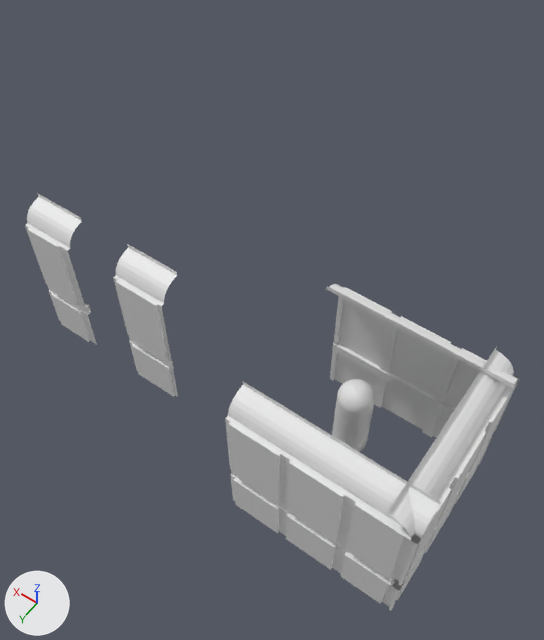
What one commit did to the Blender file Blender/Salle/Salle.blend.
Rendered twice from a 50 mm lens placed at (-6.6, 5.9, 11.56), pointed at (-1.76, -0.88, 0.9). Lighting does not change. The marker at lower left points along +X, +Y and +Z.

The older version as bpy lines, for what is in view:
```python
ob_plane = bpy.data.objects.new('Plane', me_plane)
ob_plane.location = (-5.0, 2.0, 0.0)
ob_plane_004 = bpy.data.objects.new('Plane.004', me_plane_005)
ob_plane_004.location = (-4.0, 2.0, 0.0)
ob_plane_005 = bpy.data.objects.new('Plane.005', me_plane_008)
ob_plane_005.location = (-3.0, -1.0, 0.0)
ob_plane_005.rotation_euler = (0.0, 0.0, 3.142)  # degrees (0, 0, 180)
ob_plane_006 = bpy.data.objects.new('Plane.006', me_plane_007)
ob_plane_006.location = (-6.0, 0.0, 0.0)
ob_plane_006.rotation_euler = (0.0, 0.0, 1.571)  # degrees (0, 0, 90)
ob_plane_007 = bpy.data.objects.new('Plane.007', me_plane_009)
ob_plane_007.location = (-6.0, -1.0, 0.0)
ob_plane_007.rotation_euler = (0.0, 0.0, 6.283)  # degrees (0, 0, 360)
ob_plane_007.scale = (1.0, -1.0, 1.0)
ob_plane_008 = bpy.data.objects.new('Plane.008', me_plane_010)
ob_plane_008.location = (-4.0, -1.0, 0.0)
ob_plane_008.rotation_euler = (0.0, 0.0, 3.142)  # degrees (0, 0, 180)
ob_plane_009 = bpy.data.objects.new('Plane.009', me_plane_001)
ob_plane_009.location = (-6.0, -1.0, 0.0)
ob_plane_009.rotation_euler = (0.0, 0.0, 1.571)  # degrees (0, 0, 90)
ob_plane_010 = bpy.data.objects.new('Plane.010', me_plane_012)
ob_plane_010.location = (-6.0, 2.0, 0.0)
ob_plane_010.rotation_euler = (0.0, 0.0, 4.712)  # degrees (0, 0, 270)
ob_plane_010.scale = (1.0, -1.0, 1.0)
ob_sphere = bpy.data.objects.new('Sphere', me_sphere)
ob_sphere.location = (-4.0, 0.0, 0.0)
# also in view: 'Plane.001' at (1.5, 0.77, 1.5); 'Plane.003' at (-0.5, 0.77, 1.5); 'Plane.002' at (-5.5, 1.77, 1.5)
```
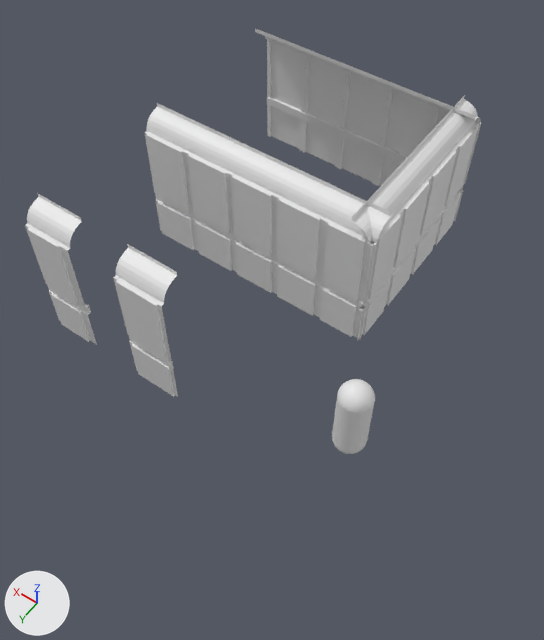
Boxes (x1, y1, x2, y2) around the edits, measured in the pictures (544 x 640 px):
'Plane.002', moved
    before: (336, 459, 441, 609)
    after: (275, 165, 339, 316)
'Plane.004', moved
    before: (225, 382, 304, 534)
    after: (229, 143, 289, 293)
'Plane', moved, turned
    before: (283, 419, 370, 570)
    after: (255, 29, 306, 151)
'Plane.005', moved, turned
    before: (326, 284, 393, 406)
    after: (186, 122, 243, 271)
'Plane.008', moved, turned
    before: (377, 313, 452, 435)
    after: (383, 152, 430, 307)
'Plane.006', moved, turned
    before: (425, 397, 486, 553)
    after: (145, 103, 199, 250)
'Plane.000', added
    after: (317, 188, 391, 340)
'Plane.010', moved, turned, rescaled
    before: (388, 451, 452, 611)
    after: (375, 79, 434, 186)
'Plane.007', moved, turned
    before: (427, 345, 519, 465)
    after: (352, 183, 402, 339)
'Plane.009', moved
    before: (455, 346, 519, 504)
    after: (410, 122, 456, 274)
'Plane.011', added
    after: (337, 61, 389, 185)
'Plane.012', added
    after: (295, 45, 347, 168)
'Plane.015', added
    after: (434, 95, 479, 245)
'Plane.014', added
    after: (427, 97, 481, 221)

The change, as a diff of the scene's bpy script:
```diff
--- a/Blender/Salle/Salle.blend.py
+++ b/Blender/Salle/Salle.blend.py
@@ me_plane_006 @@
+me_plane_006.from_pydata(...)  # 56 vertices, 42 faces; spans x 0.0..1.0, y -0.46..0.0, z 0.0..3.01
+me_plane_006.materials.append(mat_fulltex_png)  # its picture is missing
@@ me_plane_020 @@
+me_plane_020.from_pydata(...)  # 64 vertices, 49 faces; spans x 0.0..1.0, y -0.46..0.0, z 0.0..3.01
+me_plane_020.materials.append(mat_fulltex_png)  # its picture is missing
@@ ob_plane_009 @@
 ob_plane_009 = bpy.data.objects.new('Plane.009', me_plane_001)
-ob_plane_009.location = (-6.0, -1.0, 0.0)
+ob_plane_009.location = (-3.0, -5.0, 0.0)
 ob_plane_009.rotation_euler = (0.0, 0.0, 1.571)  # degrees (0, 0, 90)
@@ ob_plane_010 @@
 ob_plane_010 = bpy.data.objects.new('Plane.010', me_plane_012)
-ob_plane_010.location = (-6.0, 2.0, 0.0)
-ob_plane_010.rotation_euler = (0.0, 0.0, 4.712)  # degrees (0, 0, 270)
-ob_plane_010.scale = (1.0, -1.0, 1.0)
+ob_plane_010.location = (-1.0, -6.0, 0.0)
+ob_plane_010.rotation_euler = (0.0, 0.0, -3.142)  # degrees (0, 0, -180)
@@ ob_plane_008 @@
 ob_plane_008 = bpy.data.objects.new('Plane.008', me_plane_010)
-ob_plane_008.location = (-4.0, -1.0, 0.0)
-ob_plane_008.rotation_euler = (0.0, 0.0, 3.142)  # degrees (0, 0, 180)
+ob_plane_008.location = (-3.0, -4.0, 0.0)
+ob_plane_008.rotation_euler = (0.0, 0.0, 1.571)  # degrees (0, 0, 90)
@@ ob_plane_007 @@
 ob_plane_007 = bpy.data.objects.new('Plane.007', me_plane_009)
-ob_plane_007.location = (-6.0, -1.0, 0.0)
-ob_plane_007.rotation_euler = (0.0, 0.0, 6.283)  # degrees (0, 0, 360)
+ob_plane_007.location = (-3.0, -2.0, 0.0)
+ob_plane_007.rotation_euler = (0.0, 0.0, -1.571)  # degrees (0, 0, -90)
 ob_plane_007.scale = (1.0, -1.0, 1.0)
@@ ob_plane_005 @@
 ob_plane_005 = bpy.data.objects.new('Plane.005', me_plane_008)
-ob_plane_005.location = (-3.0, -1.0, 0.0)
-ob_plane_005.rotation_euler = (0.0, 0.0, 3.142)  # degrees (0, 0, 180)
+ob_plane_005.location = (0.0, -2.0, 0.0)
@@ ob_plane_006 @@
 ob_plane_006 = bpy.data.objects.new('Plane.006', me_plane_007)
-ob_plane_006.location = (-6.0, 0.0, 0.0)
-ob_plane_006.rotation_euler = (0.0, 0.0, 1.571)  # degrees (0, 0, 90)
+ob_plane_006.location = (1.0, -2.0, 0.0)
@@ ob_plane_004 @@
 ob_plane_004 = bpy.data.objects.new('Plane.004', me_plane_005)
-ob_plane_004.location = (-4.0, 2.0, 0.0)
+ob_plane_004.location = (-1.0, -2.0, 0.0)
@@ ob_plane_002 @@
 ob_plane_002 = bpy.data.objects.new('Plane.002', me_plane_003)
-ob_plane_002.location = (-6.0, 2.0, 0.0)
+ob_plane_002.location = (-2.0, -2.0, 0.0)
@@ ob_plane @@
 ob_plane = bpy.data.objects.new('Plane', me_plane)
-ob_plane.location = (-5.0, 2.0, 0.0)
+ob_plane.location = (2.0, -6.0, 0.0)
+ob_plane.rotation_euler = (0.0, 0.0, -3.142)  # degrees (0, 0, -180)
@@ ob_plane_000 @@
+ob_plane_000 = bpy.data.objects.new('Plane.000', me_plane_006)
+ob_plane_000.location = (-3.0, -2.0, 0.0)
@@ ob_plane_011 @@
+ob_plane_011 = bpy.data.objects.new('Plane.011', me_plane_020)
+ob_plane_011.location = (0.0, -6.0, 0.0)
+ob_plane_011.rotation_euler = (0.0, 0.0, -3.142)  # degrees (0, 0, -180)
@@ ob_plane_012 @@
+ob_plane_012 = bpy.data.objects.new('Plane.012', me_plane_020.copy())
+ob_plane_012.location = (1.0, -6.0, 0.0)
+ob_plane_012.rotation_euler = (0.0, 0.0, -3.142)  # degrees (0, 0, -180)
@@ ob_plane_014 @@
+ob_plane_014 = bpy.data.objects.new('Plane.014', me_plane_006.copy())
+ob_plane_014.location = (-3.0, -6.0, 0.0)
+ob_plane_014.scale = (1.0, -1.0, 1.0)
@@ ob_plane_015 @@
+ob_plane_015 = bpy.data.objects.new('Plane.015', me_plane_006.copy())
+ob_plane_015.location = (-3.0, -6.0, 0.0)
+ob_plane_015.rotation_euler = (0.0, 0.0, 1.571)  # degrees (0, 0, 90)
```
